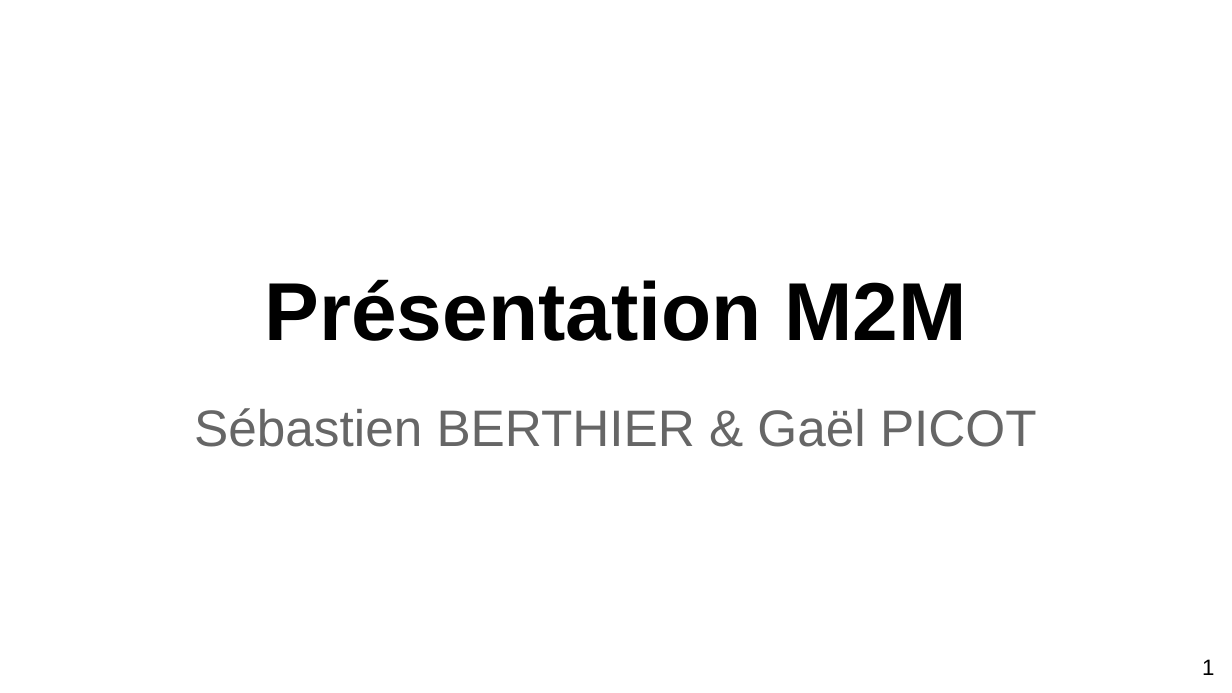
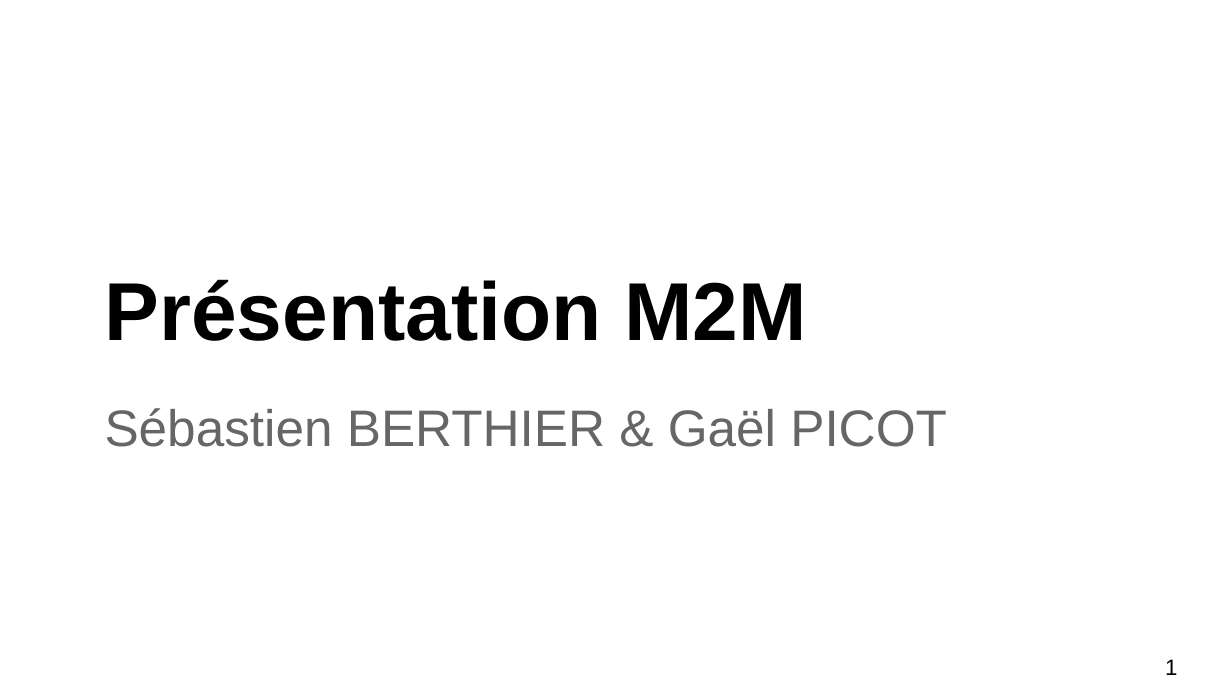
Before and after one commit to GaelPICOT/M2MProject, a slide deck: slide 1 of Présentation.pptx. Drawn at 1232x693 pixels with LibreOffice and Linux fonts; fonts in the diff are those of the drawing. Boxes give left, top, right and bottom in pixels: in the first picture for what was removed or moved away, otherwise in the second. Text is boxed around its words. In the diff, an @@ line names an element or a change of style, - is before the commit and + after.

```diff
--- a/Présentation.pptx
+++ b/Présentation.pptx
@@ text "Présentation M2M" at (x1=105, y1=279, x2=806, y2=341): alignment centre to left @@
@@ text "Sébastien BERTHIER & Gaël PICOT" at (x1=105, y1=408, x2=947, y2=447): alignment centre to left @@
@@ page number at (x1=1165, y1=659, x2=1177, y2=675): alignment right to left @@
```
Also in this commit, not shown: 7 other slides changed.
